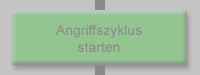
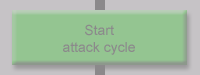
The second 200x75 image is a revision of the first. Changes to its layers:
renamed "Angriffszyklus starten" to "Start attack cycle", painted on it over (x1=56, y1=24, x2=142, y2=55)
